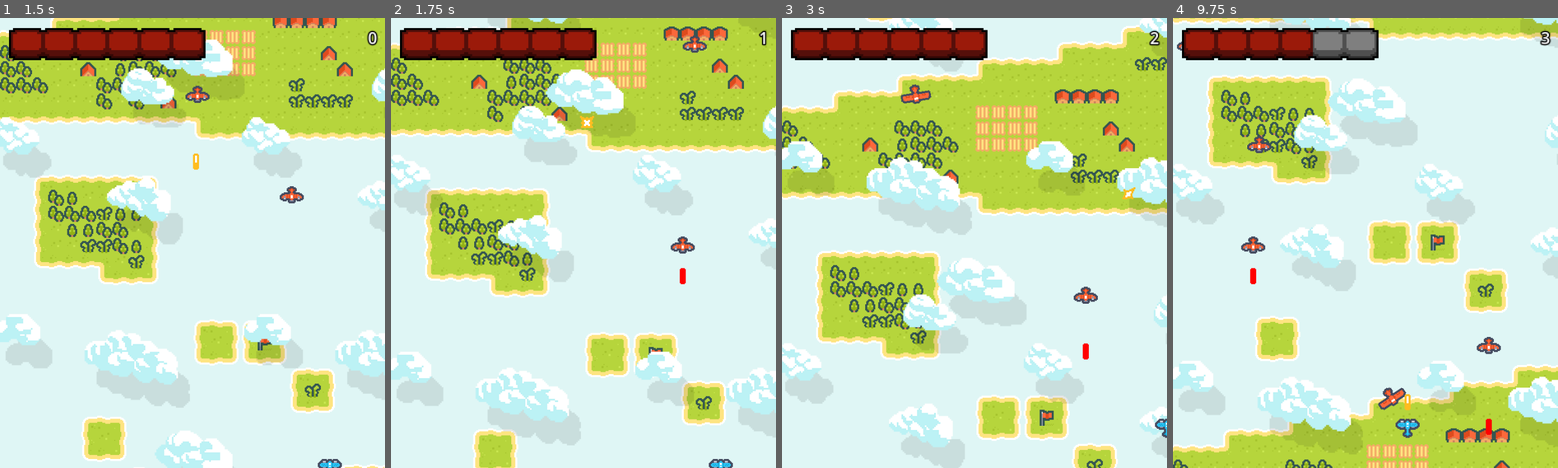
Above: before the commit, frames 1-4 (left to right).
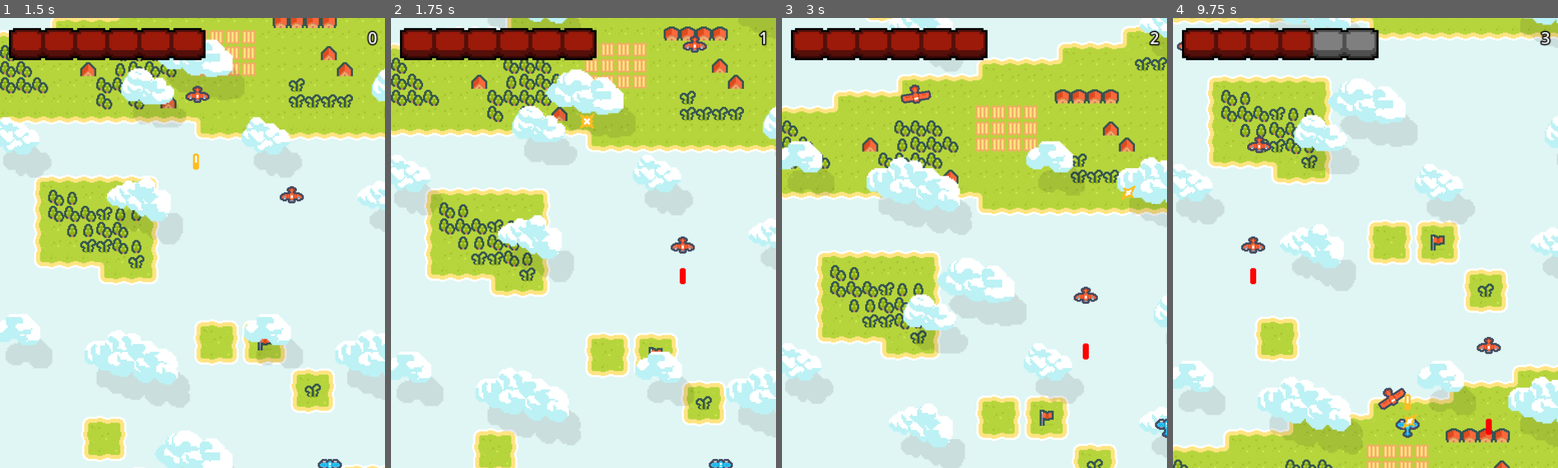
Above: after the commit, the same moments.

Repository: ProsaurusRex/Bullet-Hell-Lessons
Game: Godot game, scene res://game.tscn
The game is run twice, just before and just after one commit, with the same random seed, the same clock (stepped at 60 frames per second) and the same inputs.
Inputs:
- Up to frame 1 (1.5 s): hold D (p1_right) 0.53-1.28 s; tap Space (p1_shoot) at 0.6 s; hold S (down) from 1.28 s (still down); tap E (p1_special) at 1.35 s
- Up to frame 2 (1.75 s): keep holding S (down)
- Up to frame 3 (3 s): release S (down) at 2.03 s; hold D (p1_right) 2.03-2.78 s; tap Space (p1_shoot) at 2.1 s; hold W (p1_up) from 2.78 s (still down); tap E (p1_special) at 2.85 s
- Up to frame 4 (9.75 s): release W (p1_up) at 3.53 s; hold A (left) 3.53-5.03 s; tap Space (p1_shoot) every 1.5 s from 3.6 to 9.6 s; tap E (p1_special) every 1.5 s from 4.35 to 8.85 s; hold S (down) 5.03-5.78 s; hold D (p1_right) 5.78-6.53 s; hold W (p1_up) 6.53-7.28 s; hold D (p1_right) 7.28-8.03 s; hold S (down) 8.03-8.78 s; hold A (left) 8.78-9.53 s; hold W (p1_up) from 9.53 s (still down)

Frame 1 is identical in both runs. In frame 2, less than 0.1% of the frame differs, in the area x 49-53%, y 21-25%; in frame 3, less than 0.1%; in frame 4, less than 0.1%, in the area x 59-64%, y 88-92%.

Commit message:
Powerups Improvement

Diff:
--- a/Enemies/enemy.gd
+++ b/Enemies/enemy.gd
@@ -34,6 +34,7 @@
 	var new_bullet: Area2D = bullet_scene.instantiate()
 	new_bullet.transform = gun_marker.global_transform
 	new_bullet.modulate = Color("red")  # Tint bullets red
+	new_bullet.connect("on_hit", bullet_manager.create_explosion)
 	bullet_manager.add_child(new_bullet)
 
 
--- a/Projectiles/explosion.tscn
+++ b/Projectiles/explosion.tscn
@@ -3,43 +3,43 @@
 [ext_resource type="Texture2D" uid="uid://6uo0gjiirekk" path="res://Sprites/Background/tileset.png" id="1_6s0ur"]
 [ext_resource type="Script" path="res://Projectiles/explosion.gd" id="2_ga7ah"]
 
-[sub_resource type="AtlasTexture" id="AtlasTexture_sjntl"]
+[sub_resource type="AtlasTexture" id="AtlasTexture_u1vfa"]
 atlas = ExtResource("1_6s0ur")
-region = Rect2(64, 0, 16, 13)
+region = Rect2(64, 0, 16, 16)
 
-[sub_resource type="AtlasTexture" id="AtlasTexture_5xjqf"]
+[sub_resource type="AtlasTexture" id="AtlasTexture_2llro"]
 atlas = ExtResource("1_6s0ur")
-region = Rect2(80, 0, 16, 13)
+region = Rect2(80, 0, 16, 16)
 
-[sub_resource type="AtlasTexture" id="AtlasTexture_8syy0"]
+[sub_resource type="AtlasTexture" id="AtlasTexture_ucjkm"]
 atlas = ExtResource("1_6s0ur")
-region = Rect2(96, 0, 16, 13)
+region = Rect2(96, 0, 16, 16)
 
-[sub_resource type="AtlasTexture" id="AtlasTexture_gnys1"]
+[sub_resource type="AtlasTexture" id="AtlasTexture_0e25n"]
 atlas = ExtResource("1_6s0ur")
-region = Rect2(112, 0, 16, 13)
+region = Rect2(112, 0, 16, 16)
 
-[sub_resource type="AtlasTexture" id="AtlasTexture_vymuu"]
+[sub_resource type="AtlasTexture" id="AtlasTexture_khstu"]
 atlas = ExtResource("1_6s0ur")
-region = Rect2(128, 0, 16, 13)
+region = Rect2(128, 0, 16, 16)
 
 [sub_resource type="SpriteFrames" id="SpriteFrames_35ebh"]
 animations = [{
 "frames": [{
 "duration": 1.0,
-"texture": SubResource("AtlasTexture_sjntl")
+"texture": SubResource("AtlasTexture_u1vfa")
 }, {
 "duration": 1.0,
-"texture": SubResource("AtlasTexture_5xjqf")
+"texture": SubResource("AtlasTexture_2llro")
 }, {
 "duration": 1.0,
-"texture": SubResource("AtlasTexture_8syy0")
+"texture": SubResource("AtlasTexture_ucjkm")
 }, {
 "duration": 1.0,
-"texture": SubResource("AtlasTexture_gnys1")
+"texture": SubResource("AtlasTexture_0e25n")
 }, {
 "duration": 1.0,
-"texture": SubResource("AtlasTexture_vymuu")
+"texture": SubResource("AtlasTexture_khstu")
 }, {
 "duration": 1.0,
 "texture": null
--- /dev/null
+++ b/Rewards/powerup alt.tscn
@@ -0,0 +1,24 @@
+[gd_scene load_steps=4 format=3 uid="uid://bu4cmfjtib3xl"]
+
+[ext_resource type="Script" path="res://Rewards/powerup.gd" id="1_mdr2e"]
+[ext_resource type="Texture2D" uid="uid://6uo0gjiirekk" path="res://Sprites/Background/tileset.png" id="1_pk03u"]
+
+[sub_resource type="RectangleShape2D" id="RectangleShape2D_8ek42"]
+size = Vector2(12, 14)
+
+[node name="Powerup" type="Area2D"]
+script = ExtResource("1_mdr2e")
+
+[node name="Sprite2D" type="Sprite2D" parent="."]
+texture = ExtResource("1_pk03u")
+hframes = 12
+vframes = 10
+frame = 25
+
+[node name="CollisionShape2D" type="CollisionShape2D" parent="."]
+shape = SubResource("RectangleShape2D_8ek42")
+
+[node name="VisibleOnScreenNotifier2D" type="VisibleOnScreenNotifier2D" parent="."]
+
+[connection signal="area_entered" from="." to="." method="_on_area_entered"]
+[connection signal="screen_exited" from="VisibleOnScreenNotifier2D" to="." method="_on_visible_on_screen_notifier_2d_screen_exited"]
--- a/Rewards/powerup.gd
+++ b/Rewards/powerup.gd
@@ -8,5 +8,15 @@
 	position.y += speed * delta
 
 
+func apply_effect(player: Player):
+	pass
+
+
+func _on_area_entered(area: Area2D) -> void:
+	if area is Player:
+		apply_effect(area)
+		queue_free()
+
+
 func _on_visible_on_screen_notifier_2d_screen_exited() -> void:
 	queue_free()
--- a/game.tscn
+++ b/game.tscn
@@ -3,7 +3,7 @@
 [ext_resource type="PackedScene" uid="uid://srsshjpba14m" path="res://background.tscn" id="1_2toqg"]
 [ext_resource type="Script" path="res://main.gd" id="1_uctw1"]
 [ext_resource type="PackedScene" uid="uid://qw62h74lvj51" path="res://player.tscn" id="2_4sqo1"]
-[ext_resource type="PackedScene" uid="uid://c0bogr3ahv2t5" path="res://Rewards/medpack.tscn" id="2_pp23p"]
+[ext_resource type="PackedScene" uid="uid://bu4cmfjtib3xl" path="res://Rewards/powerup alt.tscn" id="2_hi51x"]
 [ext_resource type="Script" path="res://bullet_manager.gd" id="4_f8drj"]
 [ext_resource type="PackedScene" uid="uid://bnoywjb27d21m" path="res://Projectiles/bullet.tscn" id="4_rs8is"]
 [ext_resource type="Texture2D" uid="uid://c1naoplovwnwx" path="res://Sprites/empty_bar.png" id="4_vv5gn"]
@@ -15,7 +15,7 @@
 
 [node name="Game" type="Node2D"]
 script = ExtResource("1_uctw1")
-reward = ExtResource("2_pp23p")
+reward = ExtResource("2_hi51x")
 
 [node name="Background" parent="." instance=ExtResource("1_2toqg")]
 
--- /dev/null
+++ b/missile_powerup.gd
@@ -0,0 +1,10 @@
+extends Powerup
+
+@export var special_ammo: PackedScene
+
+
+func apply_effect(player: Player):
+	var old_bullets = player.bullet_scene
+	player.bullet_scene = special_ammo
+	var timer = get_tree().create_timer(5.0)
+	timer.connect("timeout", func(): player.bullet_scene = old_bullets)
--- a/player.gd
+++ b/player.gd
@@ -80,10 +80,10 @@
 	elif area is Enemy:
 		take_damage()
 
-	elif area is Powerup:
-		if bullet_count < MAX_BULLET_COUNT:
-			bullet_count += 1.0
-		area.queue_free()
+	#elif area is Powerup:
+		#if bullet_count < MAX_BULLET_COUNT:
+			#bullet_count += 1.0
+		#area.queue_free()
 
 	elif area is Medpack:
 		damage_taken.emit(self, -1)
